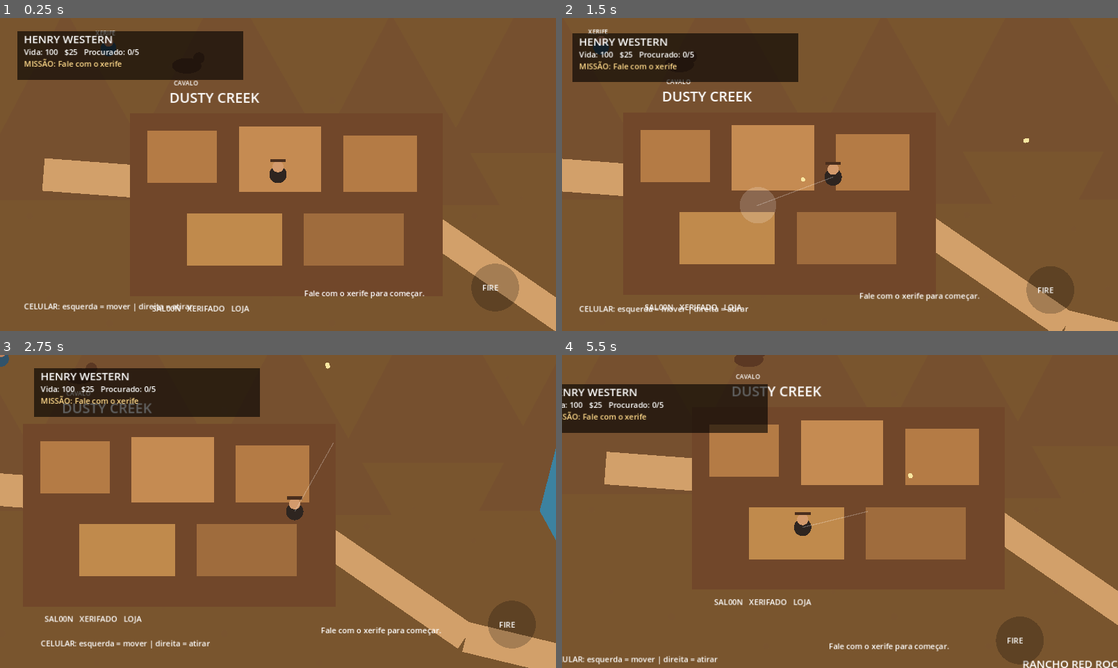
Above: before the commit, frames 1-4 (two rows, left to right).
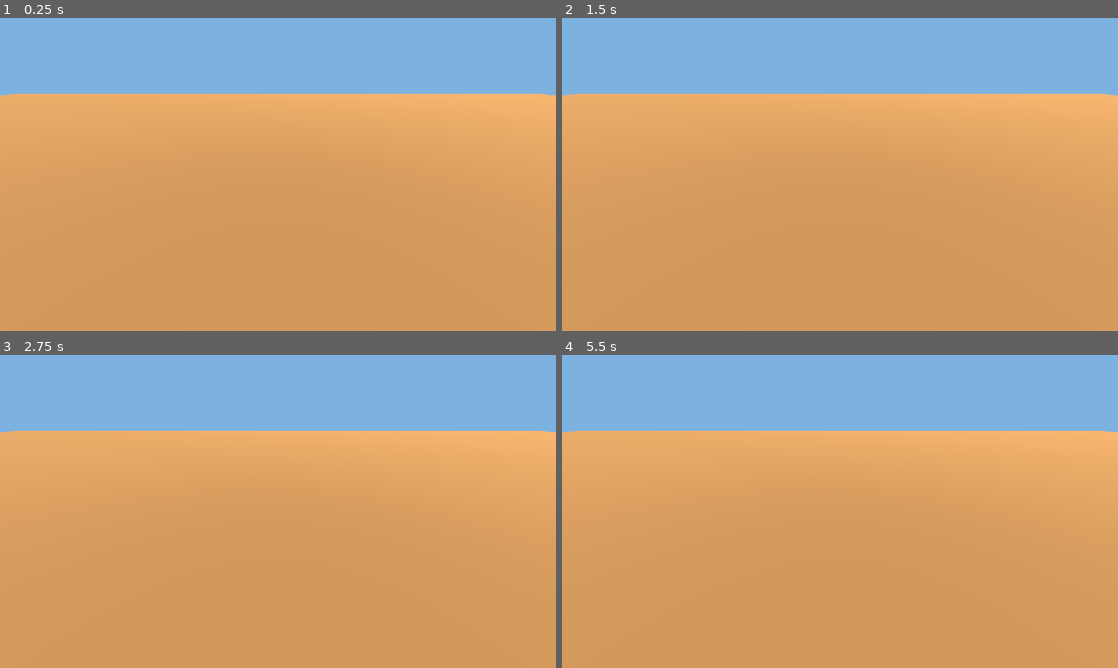
Above: after the commit, the same moments.

Repository: ricksilvahofc-star/henry-ia
Game: Godot game, scene res://scenes/main.tscn
Two runs of this game, one before a commit and one after it. Both use one fixed random seed, a clock stepped at 60 frames per second and the inputs below.
Inputs (mouse positions are in pixels of both pictures, inside the frame that each line leads up to):
- Up to frame 1 (0.25 s): no input
- Up to frame 2 (1.5 s): tap Enter at 0.5 s; move the mouse to (962, 158) at 0.52 s; hold D (move_right) 0.53-1.25 s; click (962, 158) at 0.6 s; drag from (728, 190) to (812, 237) at 1.27 s
- Up to frame 3 (2.75 s): move the mouse to (333, 442) at 2.02 s; hold D (move_right) from 2.03 s (still down); click (333, 442) at 2.1 s
- Up to frame 4 (5.5 s): release D (move_right) at 2.75 s; drag from (812, 574) to (673, 464) at 2.77 s; move the mouse to (1006, 558) at 3.52 s; hold A (move_left) 3.53-4.25 s; click (1006, 558) at 3.6 s; drag from (673, 464) to (756, 433) at 4.27 s; move the mouse to (867, 511) at 5.02 s; hold S (move_down) from 5.03 s (still down); click (867, 511) at 5.1 s

The runs differ from the first frame. In frame 1, 92% of the frame differs, in the area x 0-100%, y 0-100%; in frame 2, 91%; in frame 3, 92%; in frame 4, 93%.

Commit message:
Start 3D foundation for Henry Western V1

Diff:
--- a/scenes/main.tscn
+++ b/scenes/main.tscn
@@ -1,6 +1,47 @@
-[gd_scene load_steps=2 format=3]
+[gd_scene load_steps=5 format=3]
 
-[ext_resource path="res://scripts/main.gd" type="Script" id="1"]
+[ext_resource type="Script" path="res://scripts/main_3d.gd" id="1_main"]
 
-[node name="HenryWestern" type="Node2D"]
-script = ExtResource("1")
+[sub_resource type="Environment" id="Environment_western"]
+background_mode = 1
+background_color = Color(0.49, 0.70, 0.88, 1)
+ambient_light_source = 3
+ambient_light_color = Color(0.82, 0.78, 0.68, 1)
+ambient_light_energy = 0.65
+
+[sub_resource type="PlaneMesh" id="PlaneMesh_ground"]
+size = Vector2(160, 110)
+subdivide_width = 32
+subdivide_depth = 22
+
+[sub_resource type="StandardMaterial3D" id="Material_ground"]
+albedo_color = Color(0.49, 0.36, 0.22, 1)
+roughness = 1.0
+
+[node name="HenryWestern" type="Node3D"]
+script = ExtResource("1_main")
+
+[node name="WorldEnvironment" type="WorldEnvironment" parent="."]
+environment = SubResource("Environment_western")
+
+[node name="Sun" type="DirectionalLight3D" parent="."]
+rotation_degrees = Vector3(-52, -28, 0)
+light_energy = 1.25
+shadow_enabled = true
+
+[node name="Ground" type="MeshInstance3D" parent="."]
+mesh = SubResource("PlaneMesh_ground")
+material_override = SubResource("Material_ground")
+
+[node name="Camera3D" type="Camera3D" parent="."]
+position = Vector3(0, 7.5, 11)
+rotation_degrees = Vector3(-28, 0, 0)
+current = true
+
+[node name="Player" type="CharacterBody3D" parent="."]
+position = Vector3(0, 1, 0)
+
+[node name="CollisionShape3D" type="CollisionShape3D" parent="Player"]
+
+[node name="Visual" type="MeshInstance3D" parent="Player"]
+mesh = null
